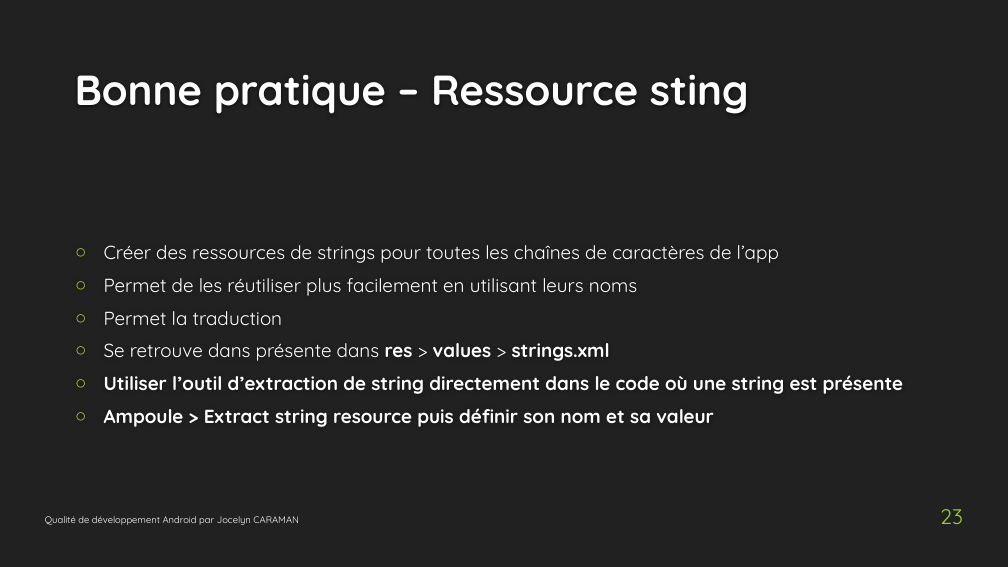
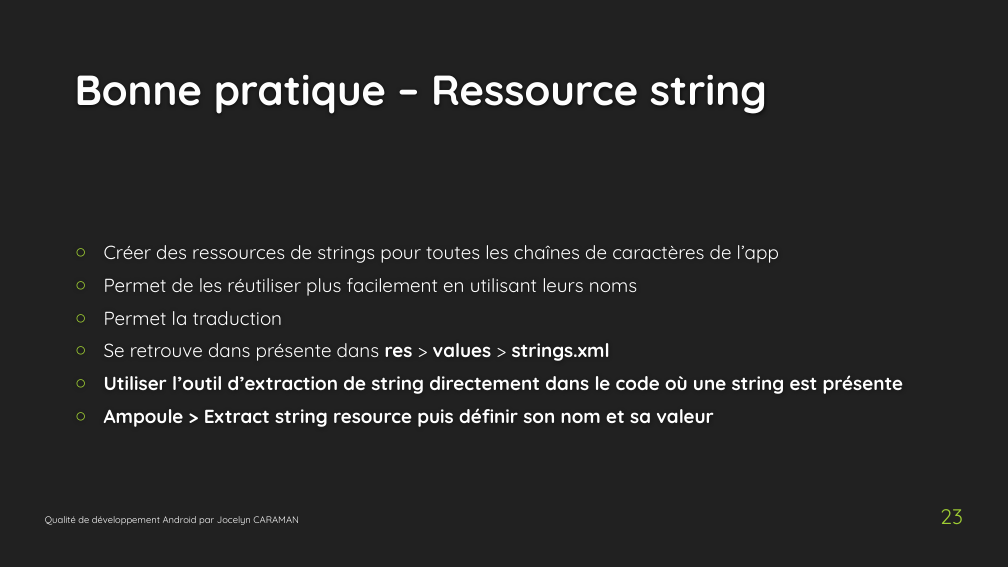
Before and after one commit to Josstoh/res508-qualite-dev-android, a slide deck: slide 23 of cours/Qualité dev Android - 2 - Créer sa première application Android.pptx. Drawn at 1008x567 pixels with LibreOffice and Linux fonts; fonts in the diff are those of the drawing; background and template pictures are left out. Boxes give left, top, right and bottom in pixels: in the first picture for what was removed or moved away, otherwise in the second. Text is boxed around its words. In the diff, an @@ line names an element or a change of style, - is before the commit and + after.

```diff
--- a/cours/Qualité dev Android - 2 - Créer sa première application Android.pptx
+++ b/cours/Qualité dev Android - 2 - Créer sa première application Android.pptx
@@ title at [75, 75, 767, 114]: text changed @@
-Bonne pratique – Ressource sting
+Bonne pratique – Ressource string
```
Also in this commit, not shown: 1 other slide changed, 1 slide removed, 2 other files.
